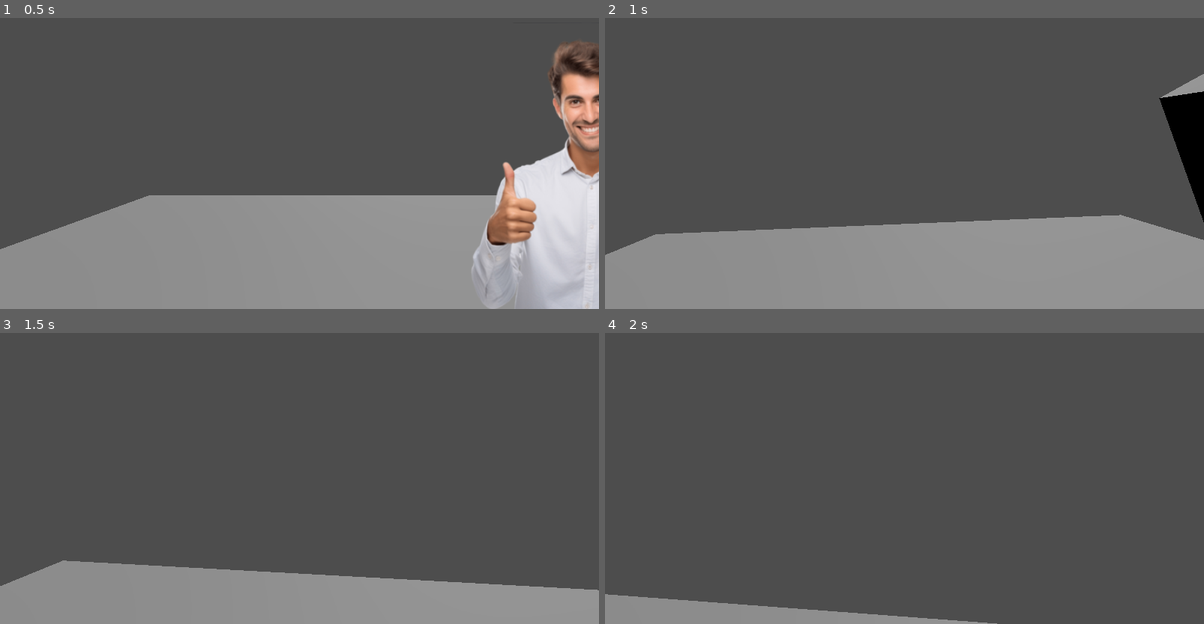
Above: before the commit, frames 1-4 (two rows, left to right).
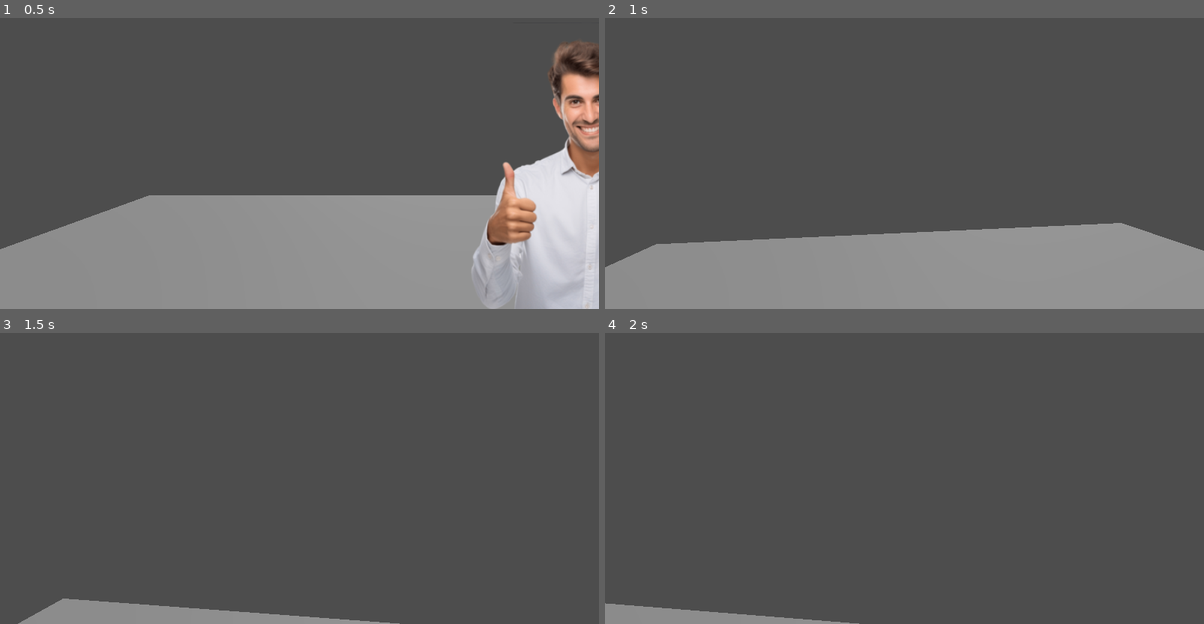
Above: after the commit, the same moments.

Repository: Doravid/Escape-From-Costkia
Game: Godot game, scene res://Scenes/mainGame.tscn
Two runs of this game, one before a commit and one after it. Both use one fixed random seed, a clock stepped at 60 frames per second and the inputs below.
Inputs (mouse positions are in pixels of both pictures, inside the frame that each line leads up to):
- Up to frame 1 (0.5 s): no input
- Up to frame 2 (1 s): tap Enter (ui_accept) at 0.5, 0.77 s; move the mouse to (934, 140) at 0.52 s; hold W (ui_up) from 0.53 s (still down); tap E (interact) at 0.6 s; click (934, 140) at 0.8 s
- Up to frame 3 (1.5 s): keep holding W (ui_up); move the mouse to (269, 458) at 1.27 s; click (269, 458) at 1.35 s
- Up to frame 4 (2 s): keep holding W (ui_up); tap Enter (ui_accept) at 1.52 s; tap E (interact) at 1.55 s

Frame 1 is identical in both runs. In frame 2, 5.1% of the frame differs, in the area x 0-100%, y 19-86%; in frame 3, 14%, in the area x 0-100%, y 78-100%; in frame 4, 1.9%.

Commit message:
disallows or allows pickup based on metadate "canBePickup"

Diff:
--- a/Scenes/interactableBox.tscn
+++ b/Scenes/interactableBox.tscn
@@ -5,6 +5,7 @@
 [node name="Box" type="RigidBody3D"]
 collision_layer = 2
 collision_mask = 3
+metadata/canBePickup = true
 
 [node name="CollisionShape3D" type="CollisionShape3D" parent="."]
 shape = SubResource("BoxShape3D_a6nhg")
--- a/Scenes/mainGame.tscn
+++ b/Scenes/mainGame.tscn
@@ -23,3 +23,4 @@
 
 [node name="RigidBody3D" parent="." instance=ExtResource("3_6wkp0")]
 transform = Transform3D(1, 0, 0, 0, 1, 0, 0, 0, 1, 3, 0, -3)
+mass = 1.034
--- a/Scenes/player.tscn
+++ b/Scenes/player.tscn
@@ -26,6 +26,7 @@
 
 [node name="RigidBody3D" type="RigidBody3D" parent="."]
 collision_layer = 2
+collision_mask = 3
 
 [node name="CollisionShape3D2" type="CollisionShape3D" parent="RigidBody3D"]
 shape = SubResource("CylinderShape3D_r25j0")
--- a/scripts/player.gd
+++ b/scripts/player.gd
@@ -6,7 +6,7 @@
 @onready var raycast = $PlayerCamera/objPickupRaycast
 
 var SPEED := 5.0
-const JUMP_VELOCITY = 4.5
+const JUMP_VELOCITY = 6
 
 var mouse_sens := .1
 
@@ -27,16 +27,17 @@
 	if Input.is_action_just_pressed("interact"):
 		if raycast.is_colliding():
 			var target = raycast.get_collider()
+			if target.has_meta("canBePickup"):
+				heldObject = target.duplicate()
+				returnParent = target.get_parent()
+				print(returnParent.name)
+				heldObject.gravity_scale = 0
+				heldObject.linear_velocity = Vector3(0, 0, 0)
+
+				add_child(heldObject)
+				target.queue_free()
 
 
-			heldObject = target.duplicate()
-			returnParent = target.get_parent()
-			print(returnParent.name)
-			heldObject.gravity_scale = 0
-			heldObject.linear_velocity = Vector3(0, 0, 0)
-
-			add_child(heldObject)
-			target.queue_free()
 
 	if heldObject:
 		heldObject.position = -$PlayerCamera.transform.basis.z * 2
@@ -49,8 +50,8 @@
 			remove_child(heldObject)
 			returnParent.add_child(heldObject)
 			heldObject.position = $".".position + -$".".transform.basis.z * 2
-			heldObject.apply_impulse(-$".".transform.basis.z * 50)
-			heldObject.apply_impulse(Vector3(0, 10, 0))
+			heldObject.apply_impulse(-$".".transform.basis.z * 25)
+			heldObject.apply_impulse(Vector3(0, 5, 0))
 			heldObject = null
 
 
